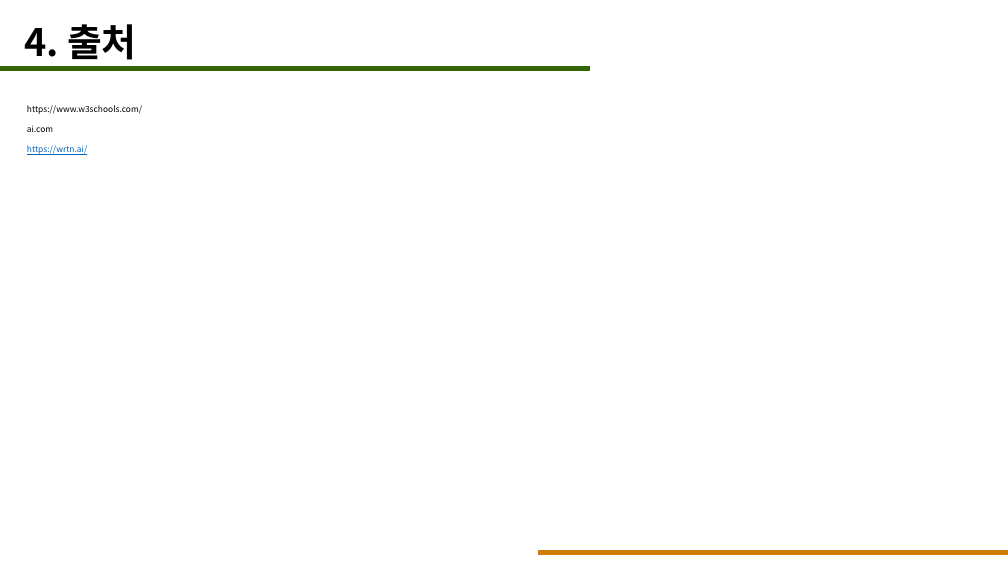
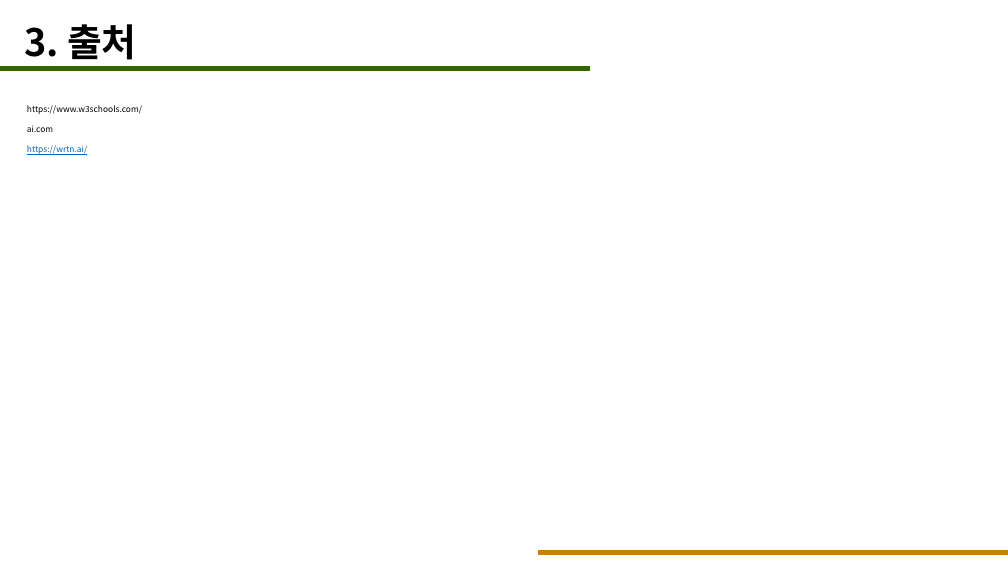
Before and after one commit to JeonSangHoon0711/2023-gameprogramming, a slide deck: slide 11 of 9week/2019775054.pptx. Drawn at 1008x567 pixels with LibreOffice and Linux fonts; fonts in the diff are those of the drawing. Boxes give left, top, right and bottom in pixels: in the first picture for what was removed or moved away, otherwise in the second. Text is boxed around its words. In the diff, an @@ line names an element or a change of style, - is before the commit and + after.

```diff
--- a/9week/2019775054.pptx
+++ b/9week/2019775054.pptx
@@ text at bbox=[24, 24, 137, 67]: text changed @@
-4. 출처
+3. 출처
```
Also in this commit, not shown: 2 other slides changed, 1 other file.
